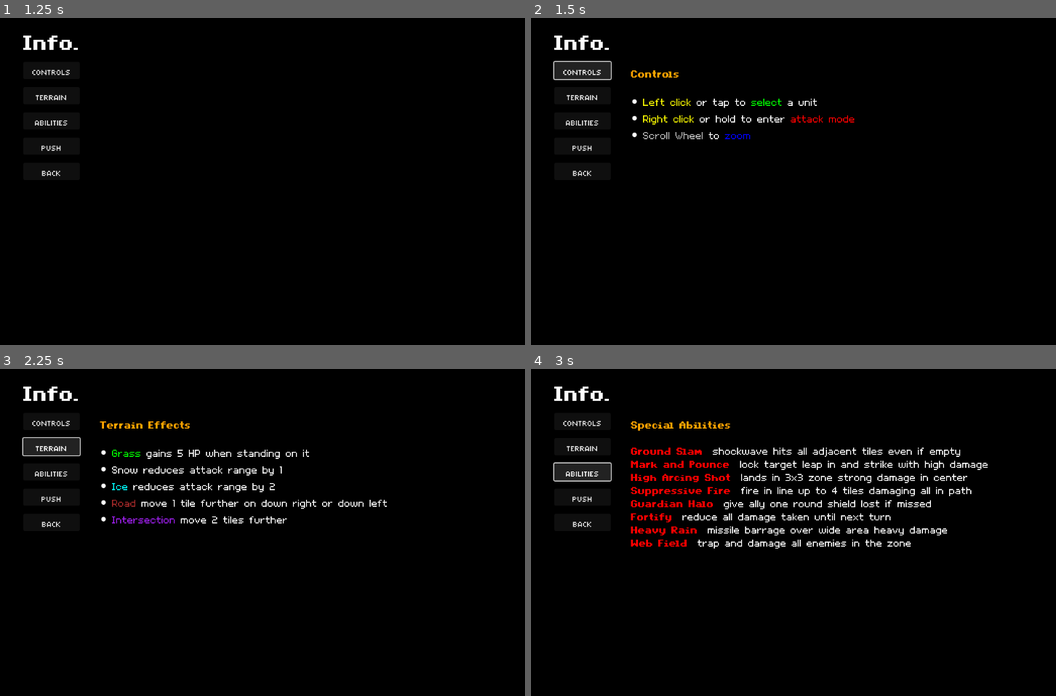
Above: before the commit, frames 1-4 (two rows, left to right).
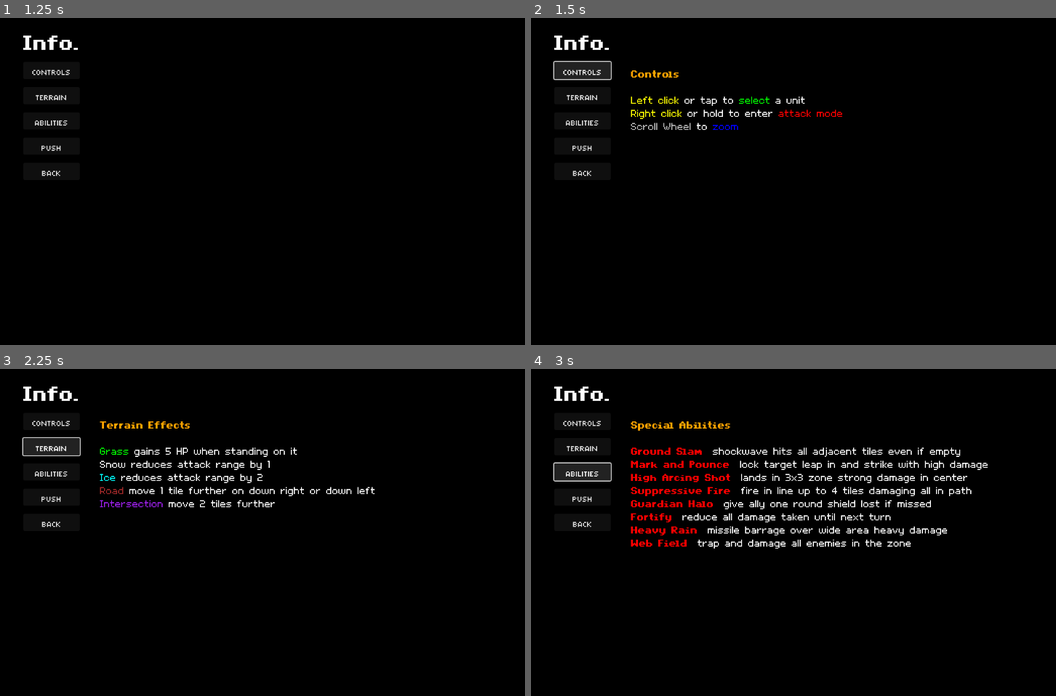
Above: after the commit, the same moments.

Repository: Tekknobot/Terrain
Game: Godot game, scene res://Scenes/TitleScreen.tscn
Same seed, same stepped clock (60 frames per second), same inputs: the game is played once before the commit and once after it. Sound files missing from this copy of the repository are replaced by a short silence.
Inputs:
- Up to frame 1 (1.25 s): click "Tutorials" at 0.5 s
- Up to frame 2 (1.5 s): click "Controls" at 1.25 s
- Up to frame 3 (2.25 s): click "Terrain" at 2 s
- Up to frame 4 (3 s): click "Abilities" at 2.75 s

Frame 1 is identical in both runs. In frame 2, 1.5% of the frame differs, in the area x 18-62%, y 24-38%; in frame 3, 2.9%, in the area x 18-74%, y 24-48%; in frame 4, nothing differs.

Commit message:
Push for lunch.

Diff:
--- a/Scripts/TutorialMenu.gd
+++ b/Scripts/TutorialMenu.gd
@@ -17,18 +17,18 @@
 func _on_controls_pressed() -> void:
 	info_label.text = """[b][color=orange]Controls[/color][/b]
 
-• [color=yellow]Left click[/color] or tap to [color=green]select[/color] a unit
-• [color=yellow]Right click[/color] or hold to enter [color=red]attack mode[/color]
-• [color=gray]Scroll Wheel[/color] to [color=blue]zoom[/color]"""
+[color=yellow]Left click[/color] or tap to [color=green]select[/color] a unit
+[color=yellow]Right click[/color] or hold to enter [color=red]attack mode[/color]
+[color=gray]Scroll Wheel[/color] to [color=blue]zoom[/color]"""
 
 func _on_terrain_pressed() -> void:
 	info_label.text = """[b][color=orange]Terrain Effects[/color][/b]
 
-• [color=green]Grass[/color] gains 5 HP when standing on it
-• [color=white]Snow[/color] reduces attack range by 1
-• [color=cyan]Ice[/color] reduces attack range by 2
-• [color=brown]Road[/color] move 1 tile further on down right or down left
-• [color=purple]Intersection[/color] move 2 tiles further"""
+[color=green]Grass[/color] gains 5 HP when standing on it
+[color=white]Snow[/color] reduces attack range by 1
+[color=cyan]Ice[/color] reduces attack range by 2
+[color=brown]Road[/color] move 1 tile further on down right or down left
+[color=purple]Intersection[/color] move 2 tiles further"""
 
 func _on_abilities_pressed() -> void:
 	info_label.text = """[b][color=orange]Special Abilities[/color][/b]
